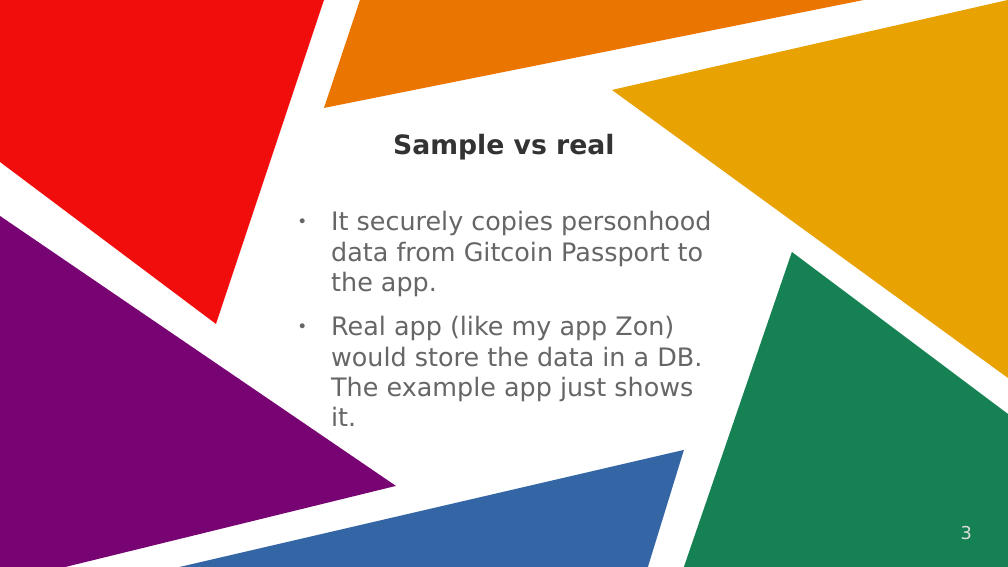
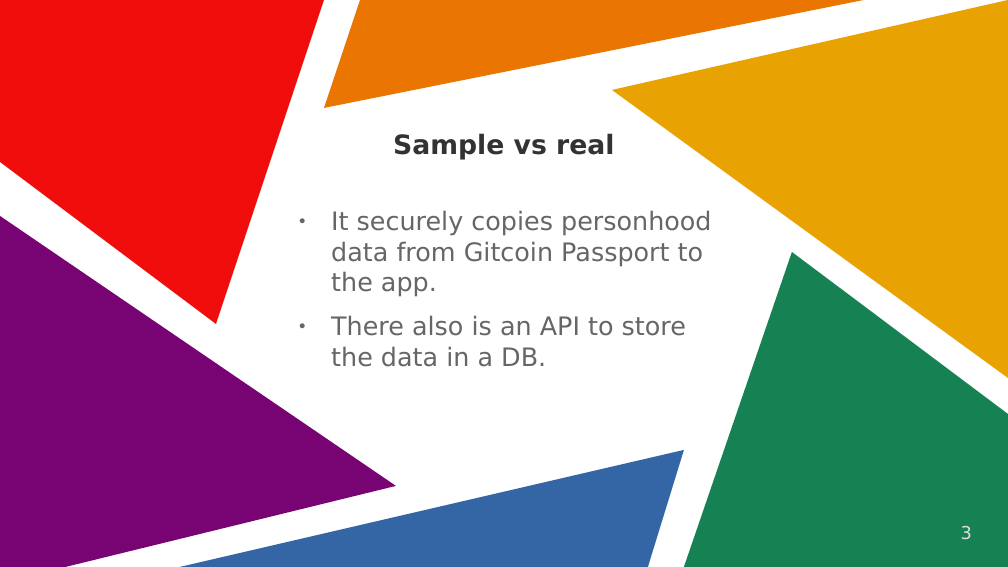
Before and after one commit to vporton/ic-eth-starter, a slide deck: slide 3 of docs/presentation.odp. Drawn at 1008x567 pixels with LibreOffice and Linux fonts; fonts in the diff are those of the drawing. Boxes give left, top, right and bottom in pixels: in the first picture for what was removed or moved away, otherwise in the second. Text is boxed around its words. In the diff, an @@ line names an element or a change of style, - is before the commit and + after.

```diff
--- a/docs/presentation.odp
+++ b/docs/presentation.odp
@@ text at (331,315,686,367): text changed @@
-● Real app (like my app Zon) would store the data in a DB. The example app just shows it.
+● There also is an API to store the data in a DB.
```
Also in this commit, not shown: 3 slides added, 2 slides removed, 1 other file.
